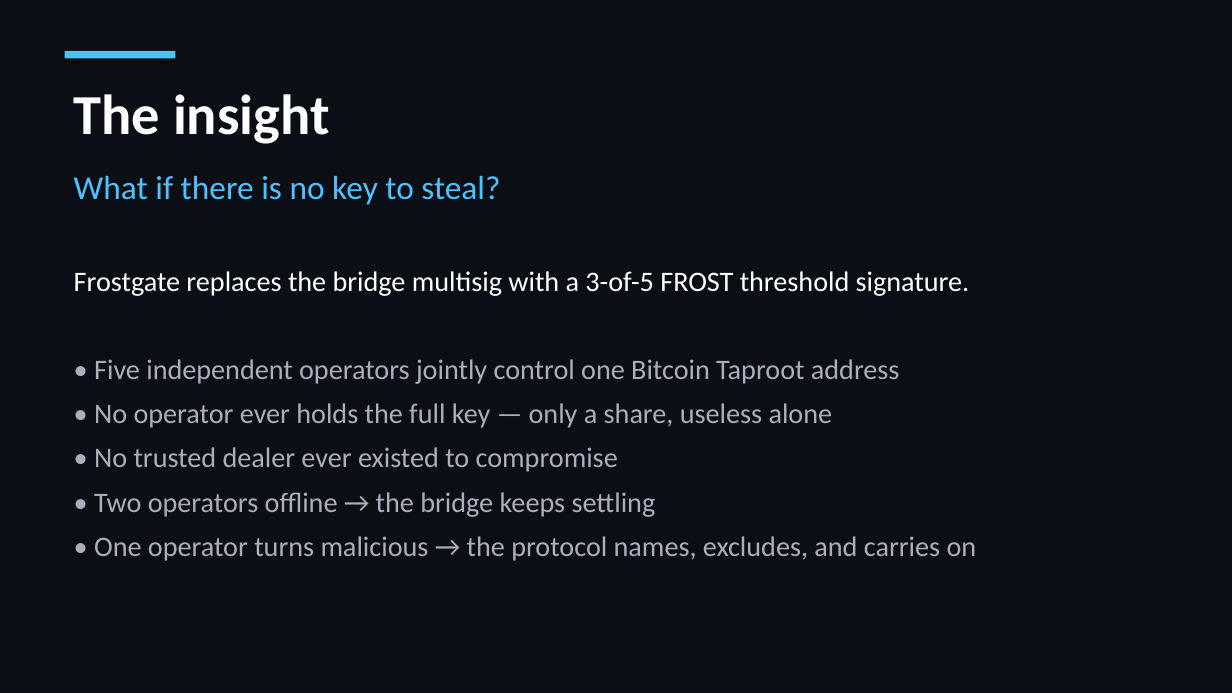
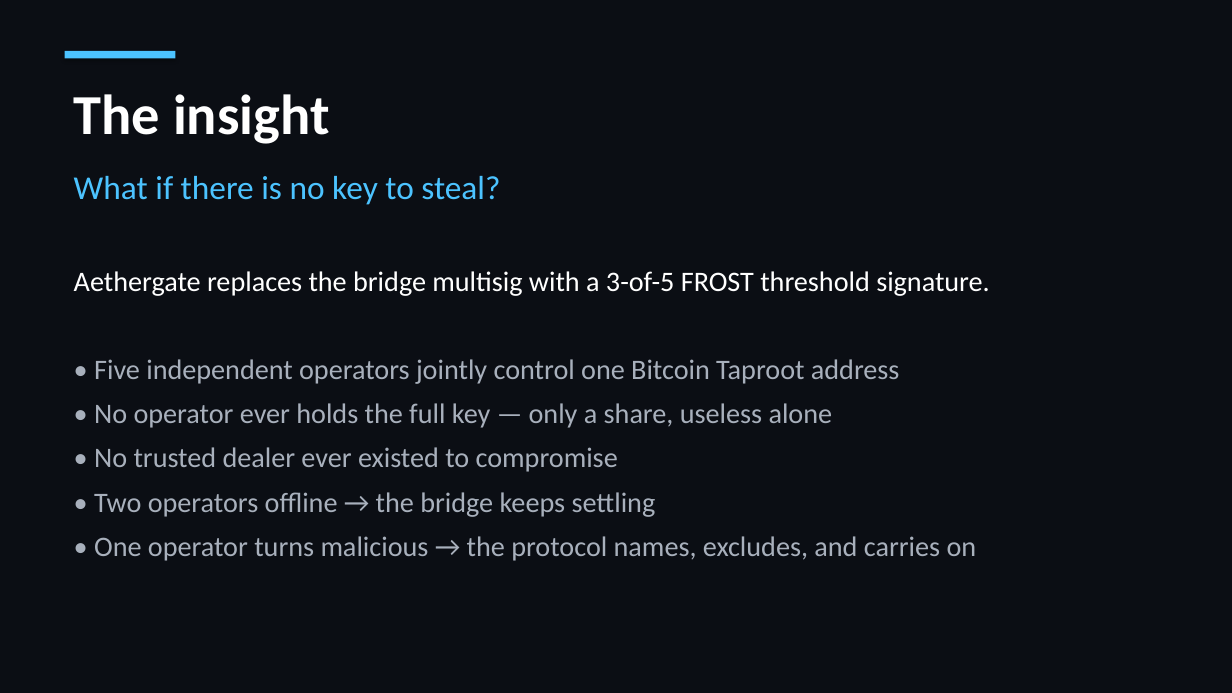
Before and after one commit to Holedozer1229/aethergate, a slide deck: slide 3 of Aethergate-Pitch-Deck.pptx. Drawn at 1232x693 pixels with LibreOffice and Linux fonts; fonts in the diff are those of the drawing. Boxes give left, top, right and bottom in pixels: in the first picture for what was removed or moved away, otherwise in the second. Text is boxed around its words. In the diff, an @@ line names an element or a change of style, - is before the commit and + after.

Commit message:
Regenerate pitch deck as Aethergate (content was stale Frostgate); fix build output path

```diff
--- a/Aethergate-Pitch-Deck.pptx
+++ b/Aethergate-Pitch-Deck.pptx
@@ text at [74, 271, 990, 296]: text changed @@
-Frostgate replaces the bridge multisig with a 3-of-5 FROST threshold signature.
+Aethergate replaces the bridge multisig with a 3-of-5 FROST threshold signature.
```
Also in this commit, not shown: 4 other slides changed, 1 other file.
